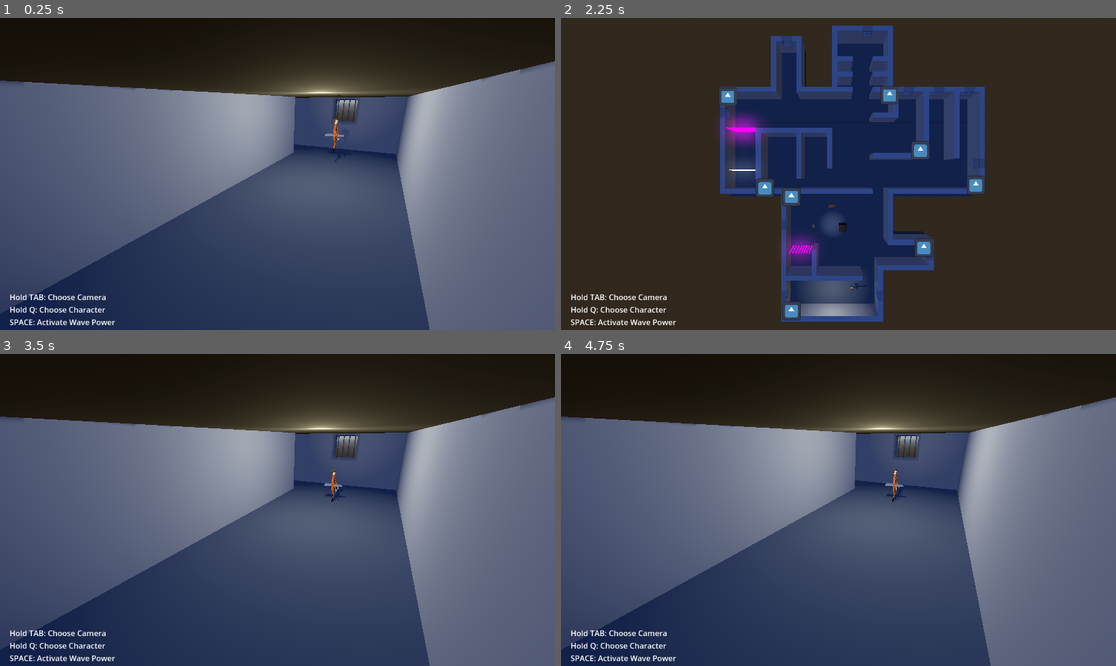
Above: before the commit, frames 1-4 (two rows, left to right).
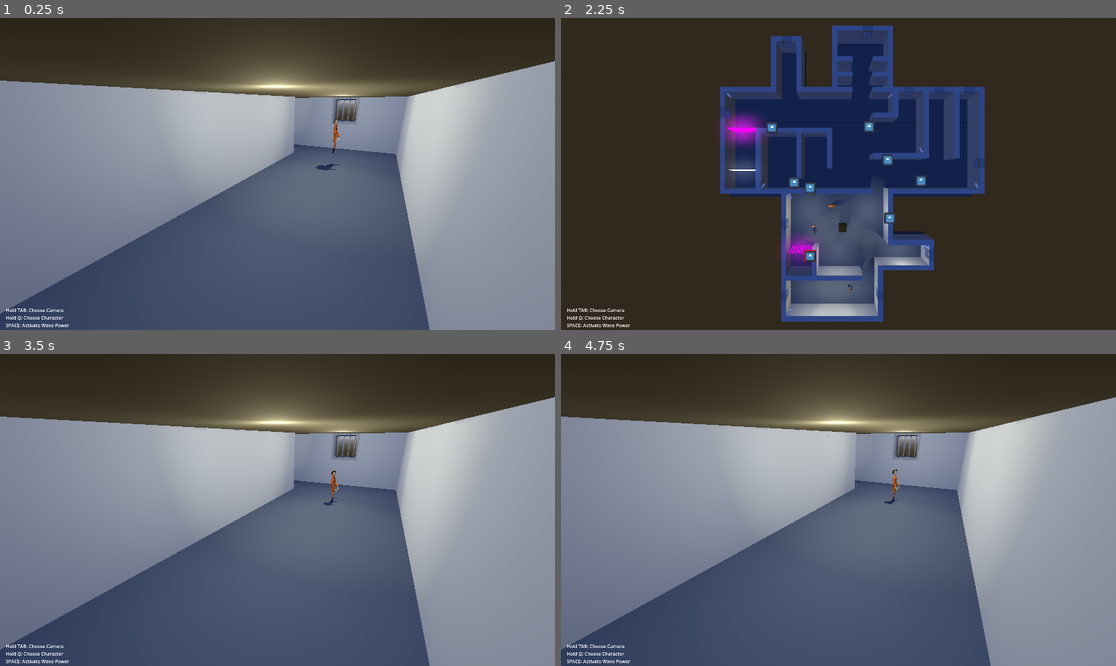
Above: after the commit, the same moments.

Repository: Maxi-F22/GamejamSoSe25
Game: Godot game, scene res://Scenes/main.tscn
Two runs of this game, one before a commit and one after it. Both use one fixed random seed, a clock stepped at 60 frames per second and the inputs below. The engine's default icon, where the game draws it, is replaced by a stand-in: a white triangle on a blue panel in a dark square.
Inputs (mouse positions are in pixels of both pictures, inside the frame that each line leads up to):
- Up to frame 1 (0.25 s): no input
- Up to frame 2 (2.25 s): move the mouse to (960, 158) at 0.52 s; hold Tab (Switch Cam) 0.53-1.28 s; click (960, 158) at 0.67 s; tap Space (Wave Activate) at 0.8, 1.35, 2 s; tap Enter at 1.25 s; move the mouse to (727, 189) at 1.27 s; click (727, 189) at 1.42 s; tap Tab (Switch Cam) at 1.55 s; move the mouse to (894, 105) at 2.02 s; hold Tab (Switch Cam) from 2.03 s (still down); click (894, 105) at 2.17 s
- Up to frame 3 (3.5 s): tap Space (Wave Activate) at 2.3, 2.85 s; tap Enter at 2.75 s; move the mouse to (249, 572) at 2.77 s; release Tab (Switch Cam) at 2.78 s; click (249, 572) at 2.92 s; tap Tab (Switch Cam) at 3.05 s
- Up to frame 4 (4.75 s): tap Space (Wave Activate) at 3.5, 3.8, 4.35 s; move the mouse to (1005, 556) at 3.52 s; hold Tab (Switch Cam) 3.53-4.28 s; click (1005, 556) at 3.67 s; tap Enter at 4.25 s; move the mouse to (672, 463) at 4.27 s; click (672, 463) at 4.42 s; tap Tab (Switch Cam) at 4.55 s

The runs differ from the first frame. In frame 1, 74% of the frame differs, in the area x 0-100%, y 0-100%; in frame 2, 8.1%; in frame 3, 74%; in frame 4, 74%.

Commit message:
fix moving while using power

Diff:
--- a/Scenes/HeikoShock.tscn
+++ /dev/null
@@ -1,160 +0,0 @@
-[gd_scene load_steps=8 format=3 uid="uid://d3r36d4ct1v7g"]
-
-[ext_resource type="Script" uid="uid://dqbkm2uy4b56f" path="res://Scripts/WaveExpansionsScript.gd" id="1_823jm"]
-[ext_resource type="Script" uid="uid://d24wibnimjfh" path="res://Scripts/AimScript.gd" id="2_a7jqq"]
-
-[sub_resource type="CapsuleMesh" id="CapsuleMesh_823jm"]
-
-[sub_resource type="BoxShape3D" id="BoxShape3D_823jm"]
-size = Vector3(0.997284, 0.490051, 0.0955811)
-
-[sub_resource type="BoxMesh" id="BoxMesh_823jm"]
-
-[sub_resource type="SphereShape3D" id="SphereShape3D_3k7xx"]
-
-[sub_resource type="PrismMesh" id="PrismMesh_a7jqq"]
-
-[node name="CharacterBody3D" type="CharacterBody3D"]
-
-[node name="Player" type="MeshInstance3D" parent="."]
-mesh = SubResource("CapsuleMesh_823jm")
-skeleton = NodePath("../..")
-
-[node name="Wavedirections" type="Node3D" parent="."]
-visible = false
-
-[node name="Wave1" type="Area3D" parent="Wavedirections"]
-transform = Transform3D(0.92388, 0, 0.382683, 0, 1, 0, -0.382683, 0, 0.92388, 0.5, 0, -1)
-
-[node name="CollisionShape3D8" type="CollisionShape3D" parent="Wavedirections/Wave1"]
-transform = Transform3D(-0.707107, 0, 0.707107, 0, 1, 0, -0.707107, 0, -0.707107, -0.00149965, 0.00250244, -0.0133252)
-shape = SubResource("BoxShape3D_823jm")
-debug_color = Color(0, 0.6, 0.701961, 0.423529)
-
-[node name="MeshInstance3D2" type="MeshInstance3D" parent="Wavedirections/Wave1/CollisionShape3D8"]
-transform = Transform3D(-1, 0, 3.72529e-09, 0, 0.5, 0, -2.98023e-08, 0, -0.1, -0.0104828, -0.00250244, -0.00836194)
-mesh = SubResource("BoxMesh_823jm")
-skeleton = NodePath("../..")
-
-[node name="Wave2" type="Area3D" parent="Wavedirections"]
-transform = Transform3D(-0.92388, 0, -0.382684, 0, 1, 0, 0.382684, 0, -0.92388, -0.5, 0, 1)
-
-[node name="CollisionShape3D10" type="CollisionShape3D" parent="Wavedirections/Wave2"]
-transform = Transform3D(-0.707107, 0, 0.707107, 0, 1, 0, -0.707107, 0, -0.707107, 0, 0, 0)
-shape = SubResource("BoxShape3D_823jm")
-debug_color = Color(0, 0.6, 0.701961, 0.423529)
-
-[node name="MeshInstance3D2" type="MeshInstance3D" parent="Wavedirections/Wave2/CollisionShape3D10"]
-transform = Transform3D(-1, 0, 3.72529e-09, 0, 0.5, 0, 0, 0, -0.1, 0, 0, 0)
-mesh = SubResource("BoxMesh_823jm")
-skeleton = NodePath("../..")
-
-[node name="Wave3" type="Area3D" parent="Wavedirections"]
-transform = Transform3D(0.92388, 0, 0.382683, 0, 1, 0, -0.382683, 0, 0.92388, -1, 0, -0.5)
-
-[node name="CollisionShape3D10" type="CollisionShape3D" parent="Wavedirections/Wave3"]
-transform = Transform3D(0.707107, 0, 0.707107, 0, 1, 0, -0.707107, 0, 0.707107, 0, 0, 0)
-shape = SubResource("BoxShape3D_823jm")
-debug_color = Color(0, 0.6, 0.701961, 0.423529)
-
-[node name="MeshInstance3D2" type="MeshInstance3D" parent="Wavedirections/Wave3/CollisionShape3D10"]
-transform = Transform3D(-1, 0, 0, 0, 0.5, 0, -2.98023e-08, 0, -0.1, 0, 0, 0)
-mesh = SubResource("BoxMesh_823jm")
-skeleton = NodePath("")
-
-[node name="Wave4" type="Area3D" parent="Wavedirections"]
-transform = Transform3D(-0.92388, 0, -0.382684, 0, 1, 0, 0.382684, 0, -0.92388, 1, 0, 0.5)
-
-[node name="CollisionShape3D10" type="CollisionShape3D" parent="Wavedirections/Wave4"]
-transform = Transform3D(0.707107, 0, 0.707107, 0, 1, 0, -0.707107, 0, 0.707107, 0.000607729, -1.19209e-07, 0.00642943)
-shape = SubResource("BoxShape3D_823jm")
-debug_color = Color(0, 0.6, 0.701961, 0.423529)
-
-[node name="MeshInstance3D" type="MeshInstance3D" parent="Wavedirections/Wave4/CollisionShape3D10"]
-transform = Transform3D(1, 0, -3.72529e-09, 0, 0.5, 0, 0, 0, 0.1, 0, 0, 0)
-mesh = SubResource("BoxMesh_823jm")
-skeleton = NodePath("../..")
-
-[node name="Wave5" type="Area3D" parent="Wavedirections"]
-transform = Transform3D(0.92388, 0, -0.382683, 0, 1, 0, 0.382683, 0, 0.92388, 1, 0, -0.5)
-
-[node name="CollisionShape3D8" type="CollisionShape3D" parent="Wavedirections/Wave5"]
-transform = Transform3D(-0.707107, 0, 0.707107, 0, 1, 0, -0.707107, 0, -0.707107, 0.004, 0, 0)
-shape = SubResource("BoxShape3D_823jm")
-debug_color = Color(0, 0.6, 0.701961, 0.423529)
-
-[node name="MeshInstance3D2" type="MeshInstance3D" parent="Wavedirections/Wave5/CollisionShape3D8"]
-transform = Transform3D(-1, 0, -3.72529e-09, 0, 0.5, 0, 0, 0, -0.1, 0.00282842, 0, -0.00282836)
-mesh = SubResource("BoxMesh_823jm")
-skeleton = NodePath("../..")
-
-[node name="Wave6" type="Area3D" parent="Wavedirections"]
-transform = Transform3D(-0.92388, 0, 0.382684, 0, 1, 0, -0.382684, 0, -0.92388, -1, 0, 0.5)
-
-[node name="CollisionShape3D10" type="CollisionShape3D" parent="Wavedirections/Wave6"]
-transform = Transform3D(-0.707107, 0, 0.707107, 0, 1, 0, -0.707107, 0, -0.707107, 0, 0, 0)
-shape = SubResource("BoxShape3D_823jm")
-debug_color = Color(0, 0.6, 0.701961, 0.423529)
-
-[node name="MeshInstance3D2" type="MeshInstance3D" parent="Wavedirections/Wave6/CollisionShape3D10"]
-transform = Transform3D(-1, 0, 8.74228e-09, 0, 0.5, 0, -8.74228e-08, 0, -0.1, 0, 0, 0)
-mesh = SubResource("BoxMesh_823jm")
-skeleton = NodePath("../../../Wave5")
-
-[node name="Wave7" type="Area3D" parent="Wavedirections"]
-transform = Transform3D(0.92388, 0, -0.382683, 0, 1, 0, 0.382683, 0, 0.92388, -0.5, 0.003, -1)
-
-[node name="CollisionShape3D10" type="CollisionShape3D" parent="Wavedirections/Wave7"]
-transform = Transform3D(0.707107, 0, 0.707107, 0, 1, 0, -0.707107, 0, 0.707107, 0, 0, 0)
-shape = SubResource("BoxShape3D_823jm")
-debug_color = Color(0, 0.6, 0.701961, 0.423529)
-
-[node name="MeshInstance3D2" type="MeshInstance3D" parent="Wavedirections/Wave7/CollisionShape3D10"]
-transform = Transform3D(-1, 0, -3.72529e-09, 0, 0.5, 0, 0, 0, -0.1, 0, 0, 0)
-mesh = SubResource("BoxMesh_823jm")
-skeleton = NodePath("")
-
-[node name="Wave8" type="Area3D" parent="Wavedirections"]
-transform = Transform3D(-0.92388, 0, 0.382684, 0, 1, 0, -0.382684, 0, -0.92388, 0.5, 0, 1)
-
-[node name="CollisionShape3D10" type="CollisionShape3D" parent="Wavedirections/Wave8"]
-transform = Transform3D(0.707107, 0, 0.707107, 0, 1, 0, -0.707107, 0, 0.707107, 0.000607729, -1.19209e-07, 0.00642943)
-shape = SubResource("BoxShape3D_823jm")
-debug_color = Color(0, 0.6, 0.701961, 0.423529)
-
-[node name="MeshInstance3D" type="MeshInstance3D" parent="Wavedirections/Wave8/CollisionShape3D10"]
-transform = Transform3D(1, 0, 3.72529e-09, 0, 0.5, 0, 0, 0, 0.1, 0.00411656, 1.19209e-07, -0.00497591)
-mesh = SubResource("BoxMesh_823jm")
-skeleton = NodePath("../../../Wave5")
-
-[node name="CollisionShape3D" type="CollisionShape3D" parent="."]
-shape = SubResource("SphereShape3D_3k7xx")
-disabled = true
-
-[node name="Aimer" type="Node3D" parent="."]
-script = ExtResource("2_a7jqq")
-orbit_radius = 1.0
-
-[node name="AimerMesh" type="MeshInstance3D" parent="Aimer"]
-transform = Transform3D(0.5, 0, 0, 0, -4.37114e-08, -0.1, 0, 1, -4.37114e-09, 0, 0, 0)
-mesh = SubResource("PrismMesh_a7jqq")
-
-[node name="SingleWave" type="Node3D" parent="Aimer" node_paths=PackedStringArray("char_script")]
-script = ExtResource("1_823jm")
-scale_speed = 20.0
-max_scale = 10.0
-char_script = NodePath("../..")
-
-[node name="Wave1" type="Area3D" parent="Aimer/SingleWave"]
-transform = Transform3D(2, 0, 0, 0, 2, 0, 0, 0, 2, 0, 0, 0.5)
-
-[node name="CollisionShape3D8" type="CollisionShape3D" parent="Aimer/SingleWave/Wave1"]
-shape = SubResource("BoxShape3D_823jm")
-debug_color = Color(0, 0.6, 0.701961, 0.423529)
-
-[node name="MeshInstance3D2" type="MeshInstance3D" parent="Aimer/SingleWave/Wave1/CollisionShape3D8"]
-transform = Transform3D(-1, 0, -8.74228e-09, 0, 0.5, 0, 8.74228e-08, 0, -0.1, -0.0104828, -0.00250244, -0.00836194)
-mesh = SubResource("BoxMesh_823jm")
-skeleton = NodePath("../..")
-
-[connection signal="area_entered" from="Wavedirections/Wave1" to="Wavedirections/Wave1" method="_on_area_entered"]
--- a/Scenes/main.tscn
+++ b/Scenes/main.tscn
@@ -7,7 +7,6 @@
 [ext_resource type="Texture2D" uid="uid://3jnrmv2wf4wx" path="res://Assets/HUD/bar_heavy.png" id="7_ynf5e"]
 [ext_resource type="PackedScene" uid="uid://c5jxhrmfnpa7p" path="res://Scenes/player_scream_wave.tscn" id="8_344ge"]
 [ext_resource type="Texture2D" uid="uid://c5irvsa43cto6" path="res://Assets/HUD/bar_screamo.png" id="8_hptm8"]
-[ext_resource type="Texture2D" uid="uid://rtsxdt15mgjr" path="res://Assets/HUD/Screenshot 2025-07-16 120449.png" id="9_fdnlq"]
 [ext_resource type="PackedScene" uid="uid://48nuwwideadk" path="res://Scenes/player_mass_wave.tscn" id="9_ynf5e"]
 [ext_resource type="PackedScene" uid="uid://ds7lmqb52bafb" path="res://Scenes/world_gridmap.tscn" id="10_d1ilt"]
 [ext_resource type="PackedScene" uid="uid://cfmg2037l1dp3" path="res://Scenes/movable_box.tscn" id="10_hptm8"]
@@ -25,6 +24,9 @@
 background_color = Color(0, 0.815686, 0, 1)
 sky = SubResource("Sky_jjgbg")
 glow_enabled = true
+glow_intensity = 1.0
+glow_strength = 0.35
+glow_blend_mode = 0
 
 [node name="Main" type="Node3D"]
 
@@ -224,15 +226,6 @@
 scale = Vector2(0.3, 0.3)
 texture = ExtResource("10_jkdf5")
 
-[node name="Test" type="TextureRect" parent="CamSwitcher/MinimapCamera/MinimapLayer/CenterContainer/Control"]
-visible = false
-layout_mode = 0
-offset_left = -576.0
-offset_top = -327.0
-offset_right = 576.0
-offset_bottom = 327.0
-texture = ExtResource("9_fdnlq")
-
 [node name="WorldGridMap" parent="." instance=ExtResource("10_d1ilt")]
 
 [node name="Interactables" type="Node3D" parent="."]
@@ -250,13 +243,44 @@
 
 [node name="Lights" type="Node3D" parent="."]
 
-[node name="OmniLight3D" type="OmniLight3D" parent="Lights"]
-transform = Transform3D(1, 0, 0, 0, 1, 0, 0, 0, 1, 0, 5.51471, 5.93526)
-shadow_enabled = true
+[node name="OmniLight3D1" type="OmniLight3D" parent="Lights"]
+transform = Transform3D(1, 0, 0, 0, 1, 0, 0, 0, 1, -3.73081, 5.74178, 19.4818)
+light_color = Color(0.904452, 0.875655, 0.690502, 1)
+light_energy = 2.0
+shadow_enabled = true
+omni_range = 10.0
 
 [node name="OmniLight3D2" type="OmniLight3D" parent="Lights"]
-transform = Transform3D(1, 0, 0, 0, 1, 0, 0, 0, 1, 0, 5.74178, 19.4818)
-light_color = Color(0.904452, 0.875655, 0.690502, 1)
-light_energy = 2.0
-shadow_enabled = true
-omni_range = 10.0
+transform = Transform3D(1, 0, 0, 0, 1, 0, 0, 0, 1, 4.35216, 5.74178, 19.4818)
+light_color = Color(0.904452, 0.875655, 0.690502, 1)
+light_energy = 2.0
+shadow_enabled = true
+omni_range = 10.0
+
+[node name="OmniLight3D3" type="OmniLight3D" parent="Lights"]
+transform = Transform3D(1, 0, 0, 0, 1, 0, 0, 0, 1, 13.9255, 5.74178, 11.0729)
+light_color = Color(0.904452, 0.875655, 0.690502, 1)
+light_energy = 2.0
+shadow_enabled = true
+omni_range = 10.0
+
+[node name="OmniLight3D4" type="OmniLight3D" parent="Lights"]
+transform = Transform3D(1, 0, 0, 0, 1, 0, 0, 0, 1, 1.06576, 5.74178, 11.0729)
+light_color = Color(0.904452, 0.875655, 0.690502, 1)
+light_energy = 2.0
+shadow_enabled = true
+omni_range = 10.0
+
+[node name="OmniLight3D5" type="OmniLight3D" parent="Lights"]
+transform = Transform3D(1, 0, 0, 0, 1, 0, 0, 0, 1, -4.53601, 5.74178, 3.18022)
+light_color = Color(0.904452, 0.875655, 0.690502, 1)
+light_energy = 2.0
+shadow_enabled = true
+omni_range = 10.0
+
+[node name="OmniLight3D6" type="OmniLight3D" parent="Lights"]
+transform = Transform3D(1, 0, 0, 0, 1, 0, 0, 0, 1, 7.52973, 5.74178, 3.18022)
+light_color = Color(0.904452, 0.875655, 0.690502, 1)
+light_energy = 2.0
+shadow_enabled = true
+omni_range = 10.0
--- a/Scenes/player_electro_wave.tscn
+++ b/Scenes/player_electro_wave.tscn
@@ -25,9 +25,10 @@
 [node name="PlayerModel" parent="." instance=ExtResource("3_55on4")]
 transform = Transform3D(0.05, 0, 0, 0, 0.05, 0, 0, 0, 0.05, 0, -1.01264, 0)
 
-[node name="Aimer" type="Node3D" parent="."]
+[node name="Aimer" type="Node3D" parent="." node_paths=PackedStringArray("char_script")]
 script = ExtResource("4_bfl78")
 orbit_radius = 1.0
+char_script = NodePath("..")
 
 [node name="AimerMesh" type="MeshInstance3D" parent="Aimer"]
 transform = Transform3D(0.5, 0, 0, 0, -4.37114e-08, -0.1, 0, 1, -4.37114e-09, 0, 0, 0)
--- a/Scenes/player_scream_wave.tscn
+++ b/Scenes/player_scream_wave.tscn
@@ -23,9 +23,10 @@
 [node name="PlayerModel" parent="." instance=ExtResource("3_x7hxy")]
 transform = Transform3D(0.05, 0, 0, 0, 0.05, 0, 0, 0, 0.05, 0, -1.11355, 0)
 
-[node name="Aimer" type="Node3D" parent="."]
+[node name="Aimer" type="Node3D" parent="." node_paths=PackedStringArray("char_script")]
 script = ExtResource("3_3de4r")
 orbit_radius = 1.0
+char_script = NodePath("..")
 
 [node name="AimerMesh" type="MeshInstance3D" parent="Aimer"]
 transform = Transform3D(0.5, 0, 0, 0, -4.37114e-08, -0.1, 0, 1, -4.37114e-09, 0, 0, 0)
@@ -38,14 +39,14 @@
 char_script = NodePath("../..")
 is_single = true
 
-[node name="ElektroWave1" type="Area3D" parent="Aimer/SingleWave"]
+[node name="ScreamWave1" type="Area3D" parent="Aimer/SingleWave"]
 transform = Transform3D(2, 0, 0, 0, 2, 0, 0, 0, 2, 0, 0, 0.5)
 
-[node name="CollisionShape3D" type="CollisionShape3D" parent="Aimer/SingleWave/ElektroWave1"]
+[node name="CollisionShape3D" type="CollisionShape3D" parent="Aimer/SingleWave/ScreamWave1"]
 shape = SubResource("BoxShape3D_w2l0f")
 debug_color = Color(0, 0.6, 0.701961, 0.423529)
 
-[node name="MeshInstance3D" type="MeshInstance3D" parent="Aimer/SingleWave/ElektroWave1/CollisionShape3D"]
+[node name="MeshInstance3D" type="MeshInstance3D" parent="Aimer/SingleWave/ScreamWave1/CollisionShape3D"]
 transform = Transform3D(-1, 0, -8.74228e-09, 0, 0.5, 0, 8.74228e-08, 0, -0.1, -0.0104828, -0.00250244, -0.00836194)
 mesh = SubResource("BoxMesh_pgjs5")
 skeleton = NodePath("../..")
--- a/Scripts/AimScript.gd
+++ b/Scripts/AimScript.gd
@@ -1,18 +1,29 @@
 extends Node3D
 
+@onready var _aimer_mesh := $AimerMesh as MeshInstance3D
+
 @export var orbit_radius: float = 3.0
+@export var char_script: CharacterBody3D
+var wave_area : Area3D
 var cam_switcher
 var current_cam: Camera3D
 
 func _ready():
 	Input.set_mouse_mode(Input.MOUSE_MODE_VISIBLE)
 	cam_switcher = get_tree().get_root().get_node("Main/CamSwitcher")
+	wave_area = $SingleWave.get_child(0)
+	_aimer_mesh.visible = false
+	if wave_area.visible:
+		wave_area.visible = false
 
 func _process(_delta):
+	if not char_script.is_active_character:
+		_aimer_mesh.visible = false
+		return
+	_aimer_mesh.visible = true
 	current_cam = cam_switcher.current_cam
-	if not current_cam or $SingleWave.get_child(0).visible:
+	if wave_area.visible or not char_script.allow_movement or char_script.is_moving:
 		return
-
 	var mouse_pos = get_viewport().get_mouse_position()
 	var from = current_cam.project_ray_origin(mouse_pos)
 	var to = from + current_cam.project_ray_normal(mouse_pos) * 1000.0
@@ -21,7 +32,7 @@
 	var hit = get_world_3d().direct_space_state.intersect_ray(ray)
 
 	if hit:
-		var player_pos = get_parent().global_position
+		var player_pos = char_script.global_position
 		var hit_pos = hit.position
 
 		var direction = (hit_pos - player_pos)
@@ -31,6 +42,9 @@
 		# Position arrow on orbit
 		global_position = player_pos + direction * orbit_radius
 
+		var target_rot = atan2(direction.x, direction.z)
+		char_script.rotation.y = target_rot
+
 		# Rotate arrow to face AWAY from the player
 		look_at(global_position + direction, Vector3.UP)
 		rotate_y(deg_to_rad(180))
--- a/Scripts/CamSwitchScript.gd
+++ b/Scripts/CamSwitchScript.gd
@@ -1,7 +1,7 @@
 extends Node3D
 
 var minimap_container : CenterContainer
-
+var hud_controller : CanvasLayer
 var char_scripts = []
 var current_cam : Camera3D
 var cams = []
@@ -9,7 +9,7 @@
 var minimap_cam : Camera3D
 var texture_rects
 var current_active_rect : TextureRect = null
-var active_cam_icon = ""
+var active_cam_icon = "CamIcon1"
 
 func _ready():
 	minimap_container = get_node("MinimapCamera/MinimapLayer/CenterContainer")
@@ -17,6 +17,7 @@
 	char_scripts.append(get_tree().get_root().get_node("Main/Elektro"))
 	char_scripts.append(get_tree().get_root().get_node("Main/Heavy"))
 	char_scripts.append(get_tree().get_root().get_node("Main/Screamo"))
+	hud_controller = get_tree().get_root().get_node("Main/CanvasLayer")
 	for child in get_children():
 		if child is Camera3D:
 			if child.name == "MinimapCamera":
@@ -56,13 +57,12 @@
 	if Input.is_action_pressed("Switch Cam"):
 		minimap_cam.current = true
 		minimap_container.visible = true
+		hud_controller.active_char = ""
 		for character in char_scripts:
-			character.allow_movement = false
+			character.is_active_character = false
 	else:
 		current_cam.current = true
 		minimap_container.visible = false
-		for character in char_scripts:
-			character.allow_movement = true
 
 func _on_texture_rect_hovered(rect: TextureRect):
 	var tween = create_tween()
@@ -72,7 +72,7 @@
 	var tween = create_tween()
 	tween.tween_property(rect, "scale", Vector2(0.3, 0.3), 0.1)
 
-func set_active_border(character_name: String):
+func set_active_border(camera_name: String):
 	# Entferne alle vorherigen Borders
 	remove_all_borders()
 
@@ -81,7 +81,7 @@
 
 	# Finde das TextureRect mit dem entsprechenden Namen
 	for rect in texture_rects:
-		if rect.name == character_name:
+		if rect.name == camera_name:
 			add_red_border(rect)
 			current_active_rect = rect
 			break
--- a/Scripts/CharacterControllerScript.gd
+++ b/Scripts/CharacterControllerScript.gd
@@ -33,9 +33,11 @@
 			var target_rot = atan2(direction.x, direction.z)
 			rotation.y = lerp_angle(rotation.y, target_rot, 0.15)
 		else:
-			play_animation("idle")
 			velocity = Vector3(0,0,0)
 			is_moving = false
+
+	if not player_anim_player.is_playing():
+		play_animation("idle")
 
 	move_and_slide()
 
--- a/Scripts/WaveExpansionsScript.gd
+++ b/Scripts/WaveExpansionsScript.gd
@@ -6,8 +6,8 @@
 @export var is_single: bool = false
 
 var wave_triggered = false
+var is_activating = false
 var waves = []
-var forward
 
 func _ready():
 	for child in get_children():
@@ -24,18 +24,19 @@
 				child.call_deferred("set", "disabled", true)
 
 func _physics_process(delta):
-	if Input.is_action_just_pressed("Wave Activate") and char_script.is_active_character and not wave_triggered:
+	if Input.is_action_just_pressed("Wave Activate") and char_script.is_active_character and not is_activating:
+		is_activating = true
 		char_script.allow_movement = false
 		if char_script.name == "Elektro":
 			char_script.play_animation("interaction")
 			trigger_wave()
 		elif char_script.name == "Heavy":
 			char_script.play_animation("jump")
-			await get_tree().create_timer(2.0).timeout
+			await get_tree().create_timer(1.5).timeout
 			trigger_wave()
 		elif char_script.name == "Screamo":
 			char_script.play_animation("scream")
-			await get_tree().create_timer(1.0).timeout
+			await get_tree().create_timer(0.75).timeout
 			trigger_wave()
 
 	if wave_triggered:
@@ -72,6 +73,7 @@
 	else:
 		char_script.allow_movement = true
 		wave_triggered = false
+		is_activating = false
 		scale = Vector3(1, 1, 1)
 		for wave in waves:
 			wave.call_deferred("set", "visible", false)
--- a/project.godot
+++ b/project.godot
@@ -14,6 +14,12 @@
 run/main_scene="uid://d2oqbh1jfmqg2"
 config/features=PackedStringArray("4.4", "Forward Plus")
 config/icon="res://icon.svg"
+
+[display]
+
+window/size/viewport_width=1920
+window/size/viewport_height=1080
+window/size/mode=2
 
 [input]
 
Binary file removed: Assets/HUD/Screenshot 2025-07-16 120449.png
Not shown, removed: Assets/HUD/Screenshot 2025-07-16 120449.png.import
Not shown: 1 places in Scenes/main.tscn that only renumber resources
